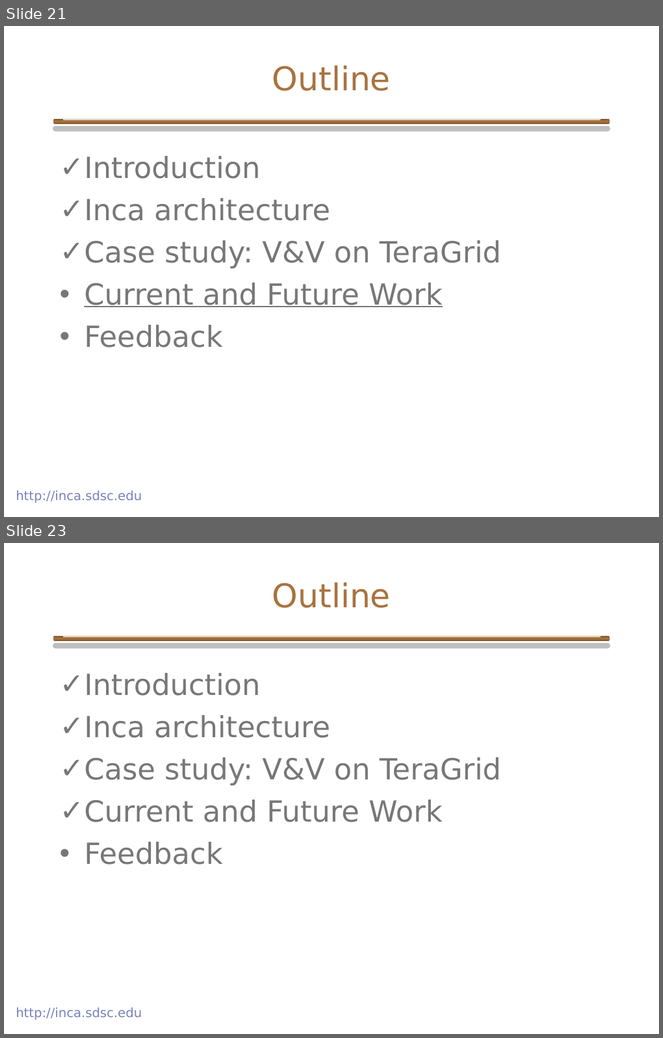
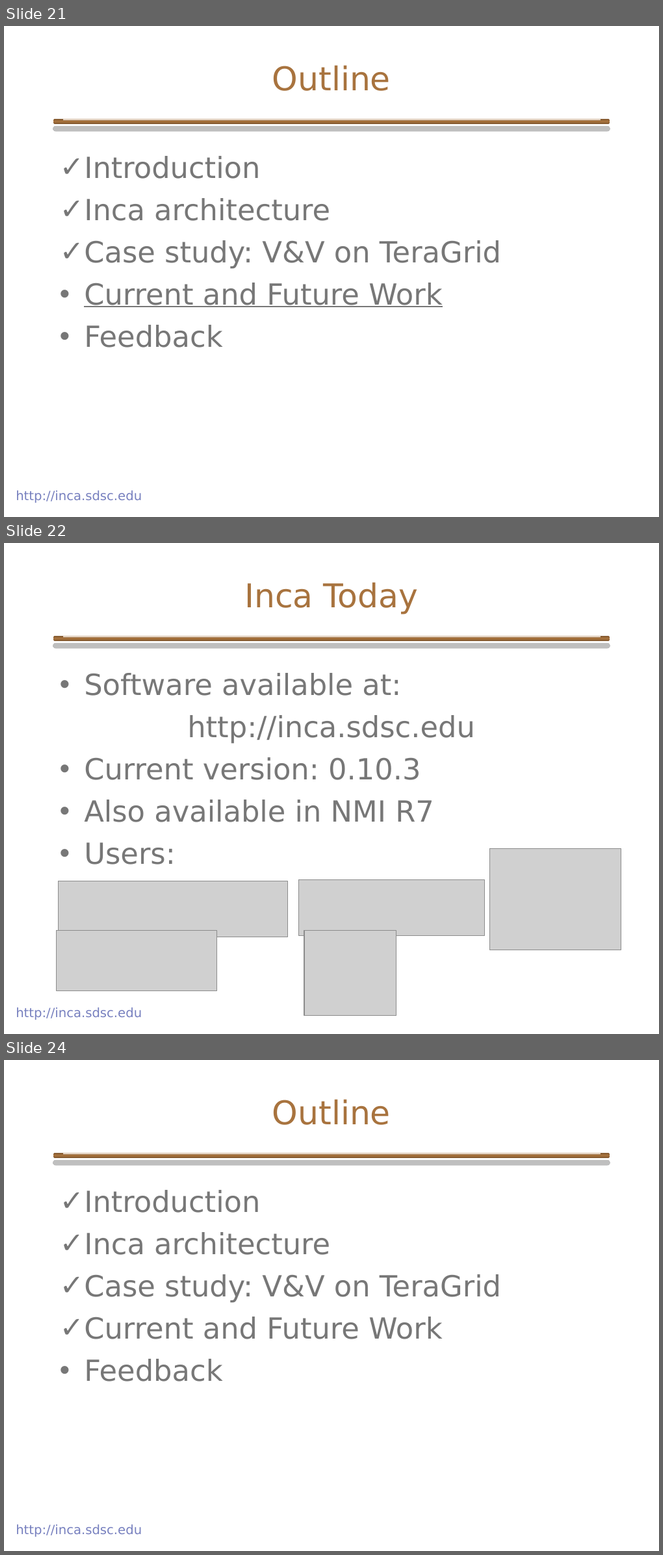
Before and after one commit to IncaProject/inca-xsede, a slide deck: talks/inca_GPW_06-2005.ppt. Shown one above the other, each under a label of ours: slides 21 and 23 before the commit, slides 21, 22 and 24 after it; the slides between them are not shown. The pictures are 663x1038 and 663x1555 pixels, drawn with LibreOffice and Linux fonts; fonts in the diff are those of the drawing; grey boxes stand for pictures; background and template pictures are left out. Boxes give left, top, right and bottom in pixels: in the first picture for what was removed or moved away, otherwise in the second. Text is boxed around its words. In the diff, an @@ line names an element or a change of style, - is before the commit and + after.

```diff
--- a/talks/inca_GPW_06-2005.ppt
+++ b/talks/inca_GPW_06-2005.ppt
@@ slide 22 added at box(4, 543, 659, 1034), background #FFFFFF; not listed: 3 template elements that a slide beside it also shows @@
@@ title added at box(244, 582, 419, 615), 36 pt, text #A8733E @@
+Inca Today
@@ text added at box(84, 673, 475, 865), 32 pt, text #777777 @@
+• Software available at:
+http://inca.sdsc.edu
+• Current version: 0.10.3
+• Also available in NMI R7
+• Users:
@@ picture added at box(490, 849, 622, 951) @@
@@ picture added at box(59, 882, 287, 938) @@
@@ picture added at box(299, 880, 484, 936) @@
@@ picture added at box(57, 931, 217, 991) @@
@@ picture added at box(304, 931, 396, 1017) @@
@@ what was slide 23 is now slide 24 @@
```
Also in this commit, not shown: 7 slides changed.
